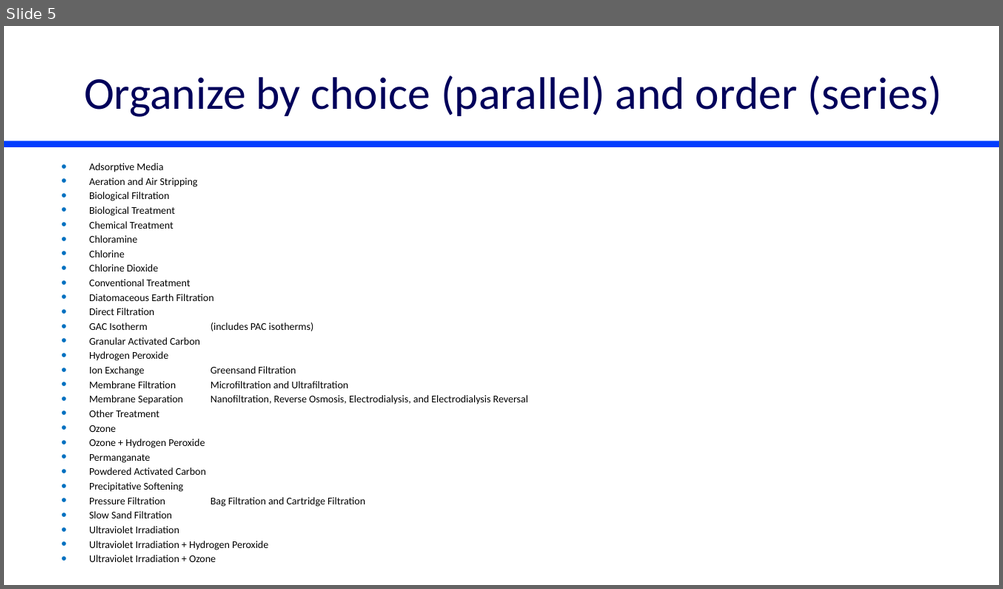
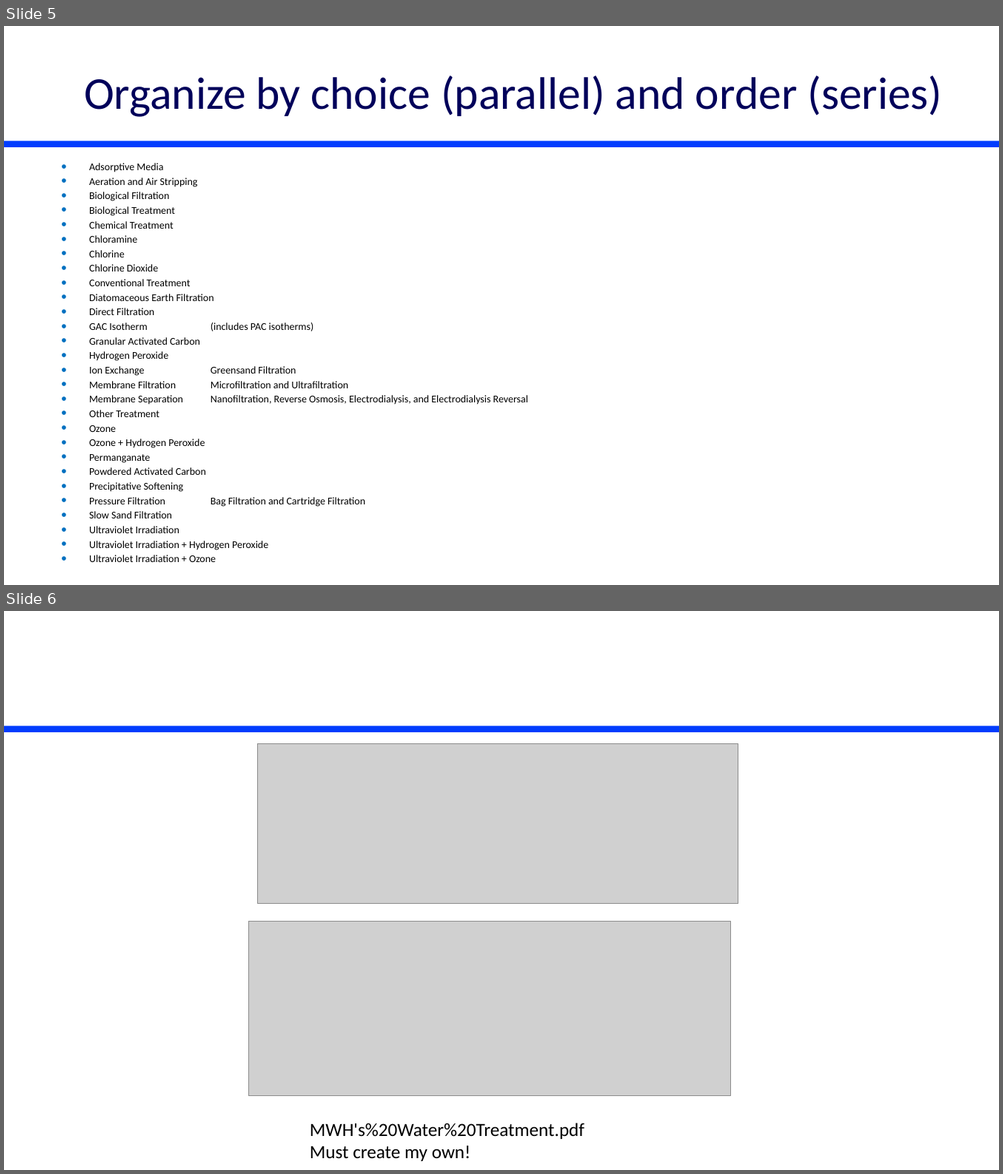
Before and after one commit to monroews/CEE4590, a slide deck: Lectures/Unit Process Selection.pptx. Shown one above the other, each under a label of ours: slide 5 before the commit, slides 5 and 6 after it. The pictures are 1003x589 and 1003x1174 pixels, drawn with LibreOffice and Linux fonts; fonts in the diff are those of the drawing; grey boxes stand for pictures. Boxes give left, top, right and bottom in pixels: in the first picture for what was removed or moved away, otherwise in the second. Text is boxed around its words. In the diff, an @@ line names an element or a change of style, - is before the commit and + after.

```diff
--- a/Lectures/Unit Process Selection.pptx
+++ b/Lectures/Unit Process Selection.pptx
@@ slide 6 added at bbox=[4, 611, 999, 1170], background #FFFFFF; not listed: 1 template element that a slide beside it also shows @@
@@ picture added at bbox=[258, 743, 738, 904] @@
@@ picture added at bbox=[249, 921, 731, 1096] @@
@@ text added at bbox=[310, 1123, 584, 1162], 18 pt, text #000000 @@
+MWH's%20Water%20Treatment.pdf
+Must create my own!
```
Also in this commit, not shown: 4 other files.
